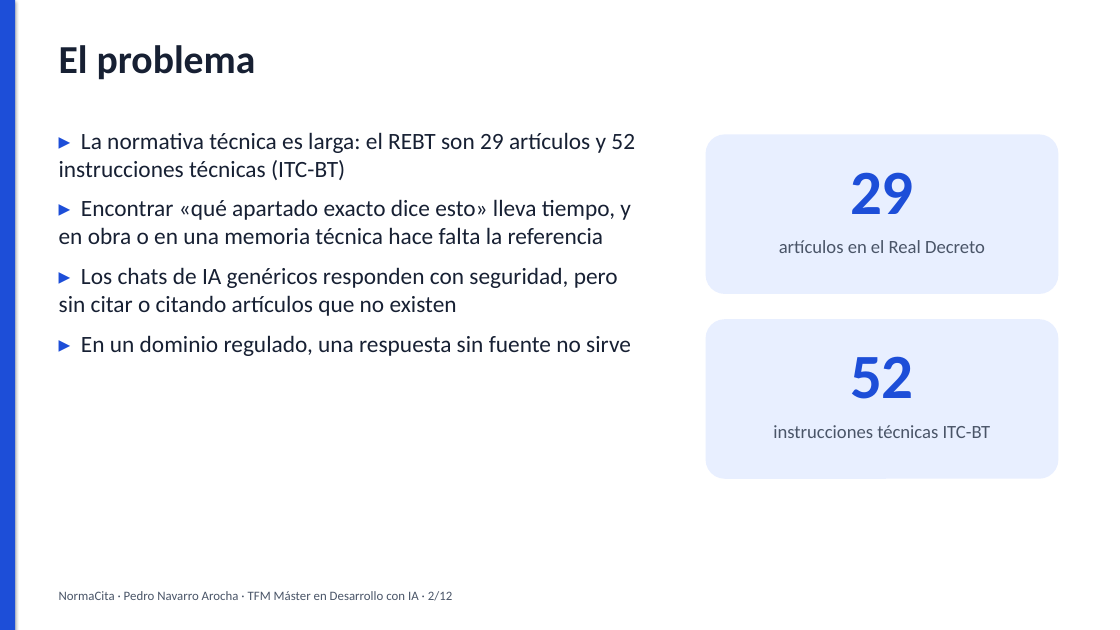
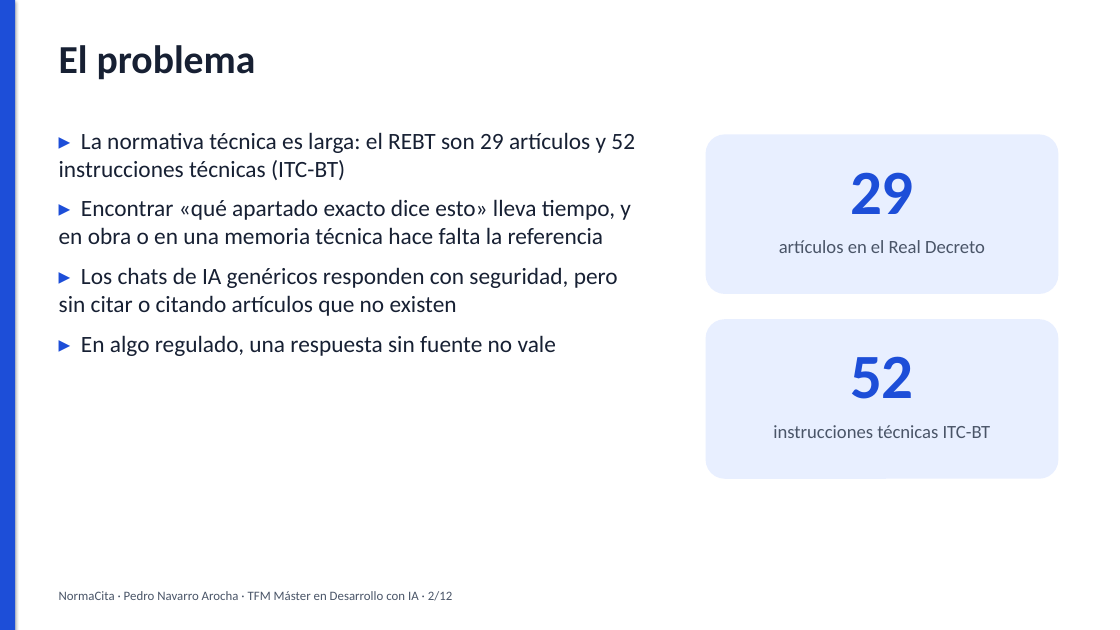
Before and after one commit to pedronavarro-labs/normacita, a slide deck: slide 2 of docs/presentacion/NormaCita-slides.pptx. Drawn at 1120x630 pixels with LibreOffice and Linux fonts; fonts in the diff are those of the drawing. Boxes give left, top, right and bottom in pixels: in the first picture for what was removed or moved away, otherwise in the second. Text is boxed around its words. In the diff, an @@ line names an element or a change of style, - is before the commit and + after.

```diff
--- a/docs/presentacion/NormaCita-slides.pptx
+++ b/docs/presentacion/NormaCita-slides.pptx
@@ text at bbox=[81, 335, 556, 356]: text changed @@
-▸ En un dominio regulado, una respuesta sin fuente no sirve
+▸ En algo regulado, una respuesta sin fuente no vale
```
Also in this commit, not shown: 4 other slides changed, 4 other files.
